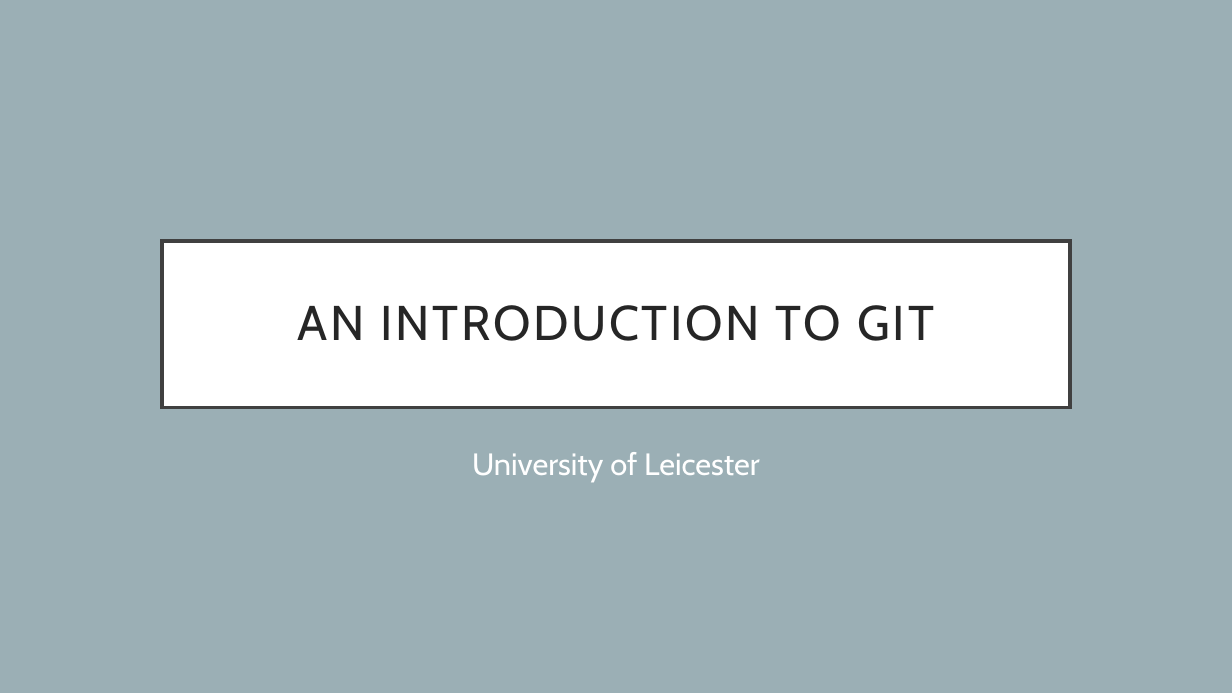
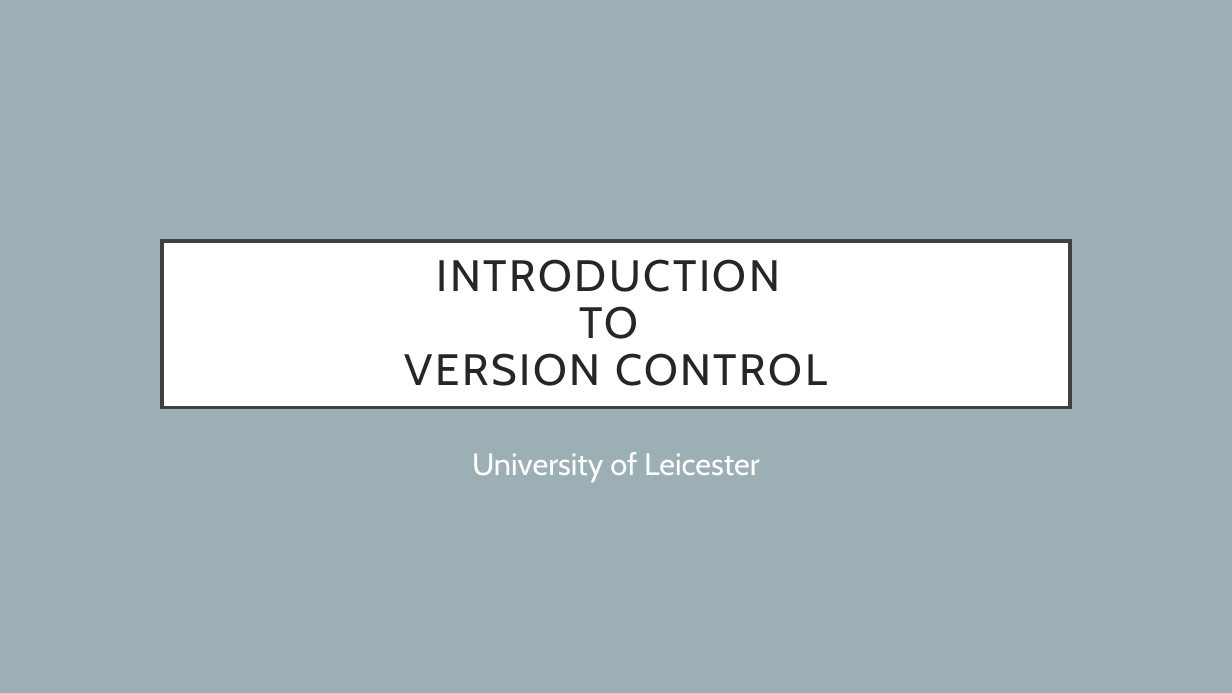
Before and after one commit to UniOfLeicester/git-novice, a slide deck: slide 1 of Slides/Git-Novice.pptx. Drawn at 1232x693 pixels with LibreOffice and Linux fonts; fonts in the diff are those of the drawing. Boxes give left, top, right and bottom in pixels: in the first picture for what was removed or moved away, otherwise in the second. Text is boxed around its words. In the diff, an @@ line names an element or a change of style, - is before the commit and + after.

```diff
--- a/Slides/Git-Novice.pptx
+++ b/Slides/Git-Novice.pptx
@@ title at [404,259,827,386]: text changed; size 38 to 34.2 pt @@
-AN INTRODUCTION TO GIT
+INTRODUCTION
+TO
+VERSION CONTROL
```
Also in this commit, not shown: 1 other slide changed, 1 other file.
